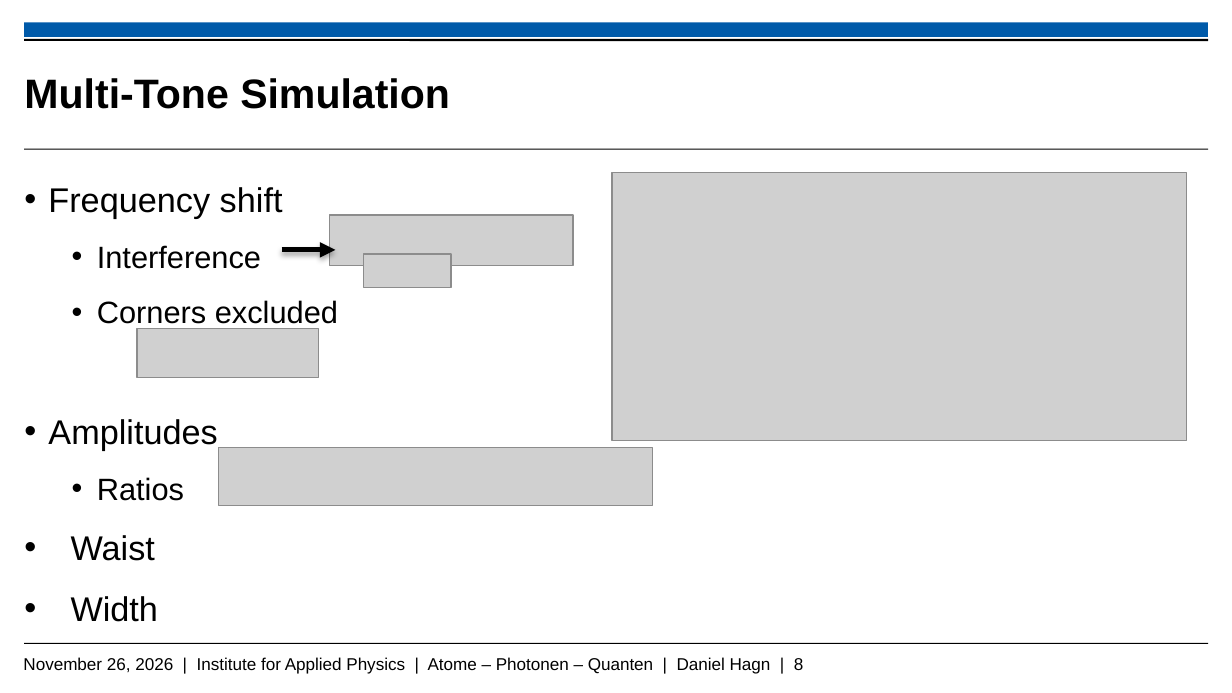
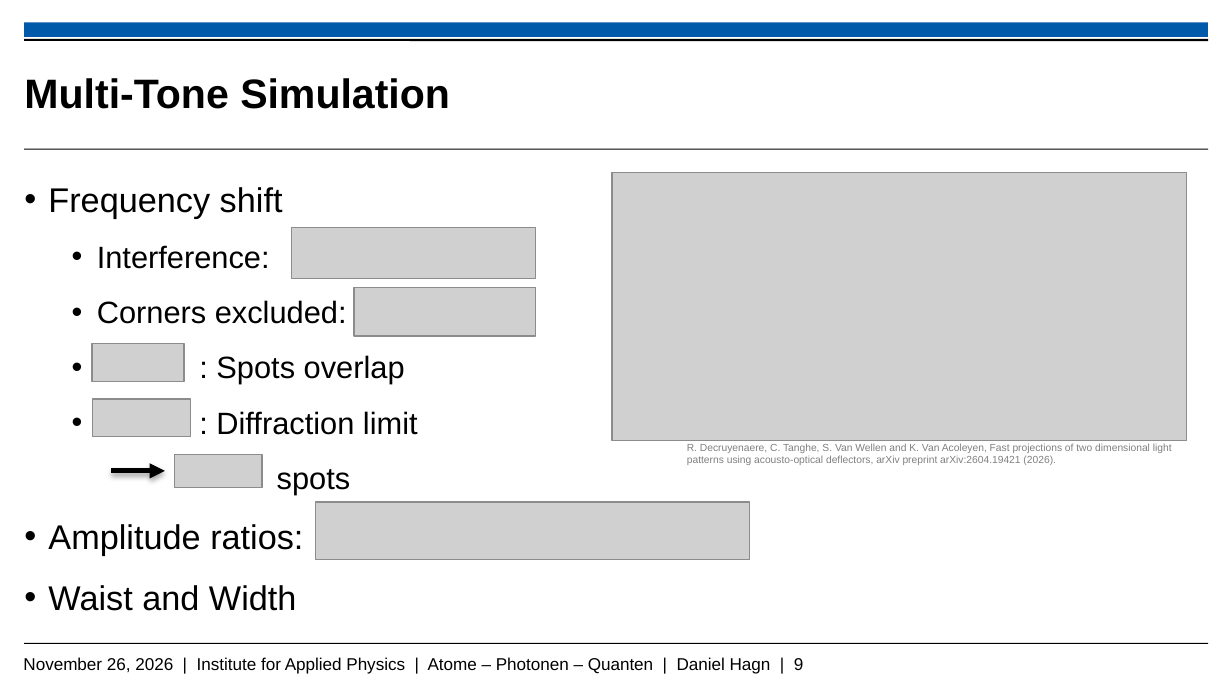
Before and after one commit to Daniel-Hagn-physik/Masterthesis_Backup, a slide deck: slide 9 of Hagn_Daniel_Mastervortrag.pptx (slide 8 before the commit). Drawn at 1232x693 pixels with LibreOffice and Linux fonts; fonts in the diff are those of the drawing; grey boxes stand for pictures; background and template pictures are left out. Boxes give left, top, right and bottom in pixels: in the first picture for what was removed or moved away, otherwise in the second. Text is boxed around its words. In the diff, an @@ line names an element or a change of style, - is before the commit and + after.

```diff
--- a/Hagn_Daniel_Mastervortrag.pptx
+++ b/Hagn_Daniel_Mastervortrag.pptx
@@ picture: place and size @@
-picture at bbox=[329, 216, 573, 266]
+picture at bbox=[292, 228, 536, 278]
@@ text at bbox=[48, 245, 418, 611]: text changed @@
-    • Interference
-    • Corners excluded
-  • Amplitudes
-    • Ratios
-• Waist
-• Width
+    • Interference:
+    • Corners excluded:
+    • : Spots overlap
+    • : Diffraction limit
+    spots
+  • Amplitude ratios:
+  • Waist and Width
@@ picture: place and size @@
-picture at bbox=[137, 329, 318, 378]
+picture at bbox=[354, 287, 535, 336]
@@ picture added at bbox=[92, 344, 185, 381] @@
@@ picture added at bbox=[92, 399, 191, 436] @@
@@ text added at bbox=[687, 443, 1172, 465], 6 pt, text #808080 @@
+R. Decruyenaere, C. Tanghe, S. Van Wellen and K. Van Acoleyen, Fast projections of two dimensional light patterns using acousto-optical deflectors, arXiv preprint arXiv:2604.19421 (2026).
@@ arrow moved from (282, 250) - (335, 250) to (111, 471) - (165, 471) @@
@@ picture: place and size @@
-picture at bbox=[363, 254, 451, 287]
+picture at bbox=[175, 455, 262, 488]
@@ picture: place and size @@
-picture at bbox=[218, 447, 652, 505]
+picture at bbox=[315, 501, 749, 559]
@@ text at bbox=[23, 657, 804, 674]: text changed @@
-November 26, 2026 | Institute for Applied Physics | Atome – Photonen – Quanten | Daniel Hagn | 8
+November 26, 2026 | Institute for Applied Physics | Atome – Photonen – Quanten | Daniel Hagn | 9
```
Also in this commit, not shown: 11 other slides changed, 6 slides added, 7 slides removed.
